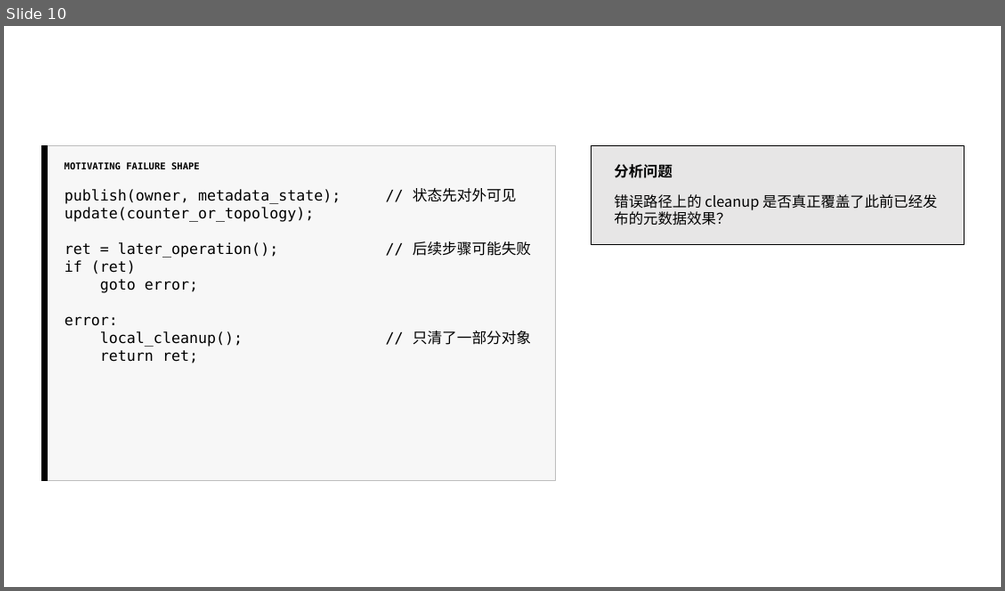
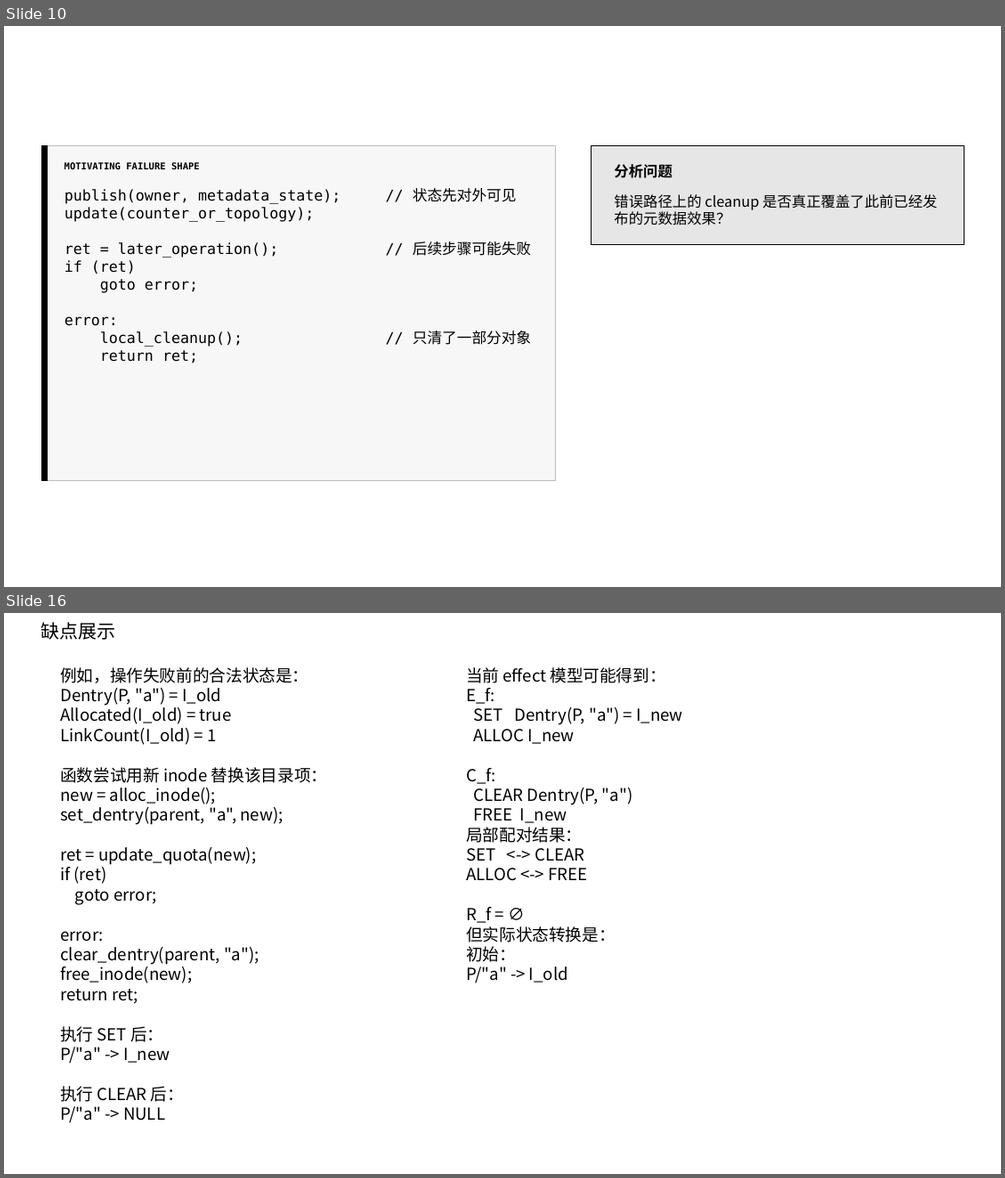
Before and after one commit to yghikun/SE_EOD, a slide deck: 元数据错误路径.pptx. Shown one above the other, each under a label of ours: slide 10 before the commit, slides 10 and 16 after it; the slides between them are not shown. The pictures are 1005x591 and 1005x1178 pixels, drawn with LibreOffice and Linux fonts; fonts in the diff are those of the drawing. Boxes give left, top, right and bottom in pixels: in the first picture for what was removed or moved away, otherwise in the second. Text is boxed around its words. In the diff, an @@ line names an element or a change of style, - is before the commit and + after.

```diff
--- a/元数据错误路径.pptx
+++ b/元数据错误路径.pptx
@@ slide 16 added at (x1=4, y1=613, x2=1001, y2=1174), background #FFFFFF @@
@@ text added at (x1=41, y1=622, x2=116, y2=640), 18 pt, text #000000 @@
+缺点展示
@@ text added at (x1=60, y1=667, x2=327, y2=1123), 16 pt, text #000000 @@
+例如，操作失败前的合法状态是：
+Dentry(P, "a") = I_old
+Allocated(I_old) = true
+LinkCount(I_old) = 1
+函数尝试用新 inode 替换该目录项：
+new = alloc_inode();
+set_dentry(parent, "a", new);
+ret = update_quota(new);
+if (ret)
+goto error;
+error:
+clear_dentry(parent, "a");
+free_inode(new);
+return ret;
+执行 SET 后：
+P/"a" -> I_new
+执行 CLEAR 后：
+P/"a" -> NULL
@@ text added at (x1=466, y1=667, x2=683, y2=983), 16 pt, text #000000 @@
+当前 effect 模型可能得到：
+E_f:
+SET Dentry(P, "a") = I_new
+ALLOC I_new
+C_f:
+CLEAR Dentry(P, "a")
+FREE I_new
+局部配对结果：
+SET <-> CLEAR
+ALLOC <-> FREE
+R_f = ∅
+但实际状态转换是：
+初始：
+P/"a" -> I_old
```
Also in this commit, not shown: 1 slide changed, 17 other slides added, 14 other files.
